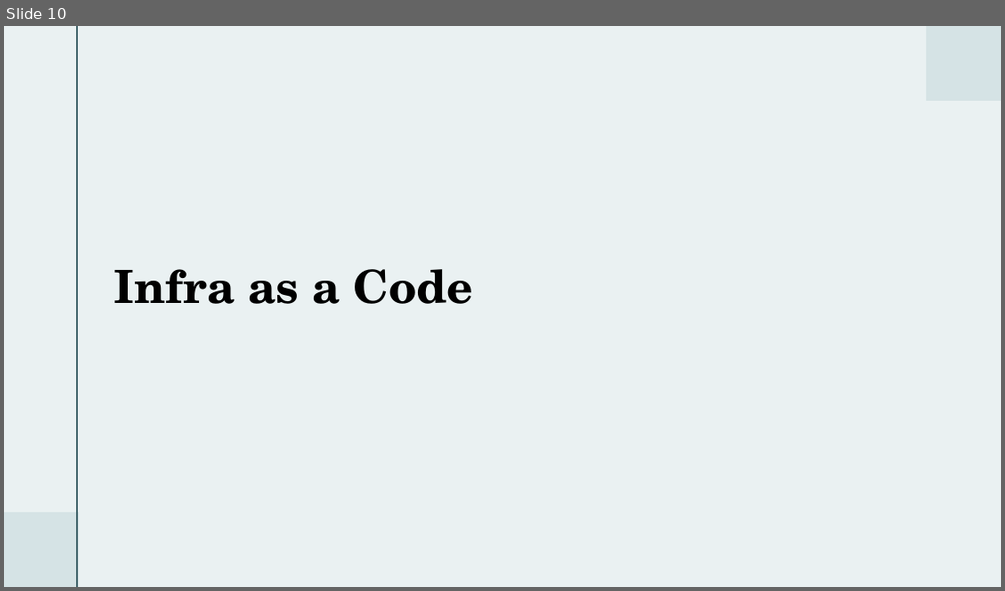
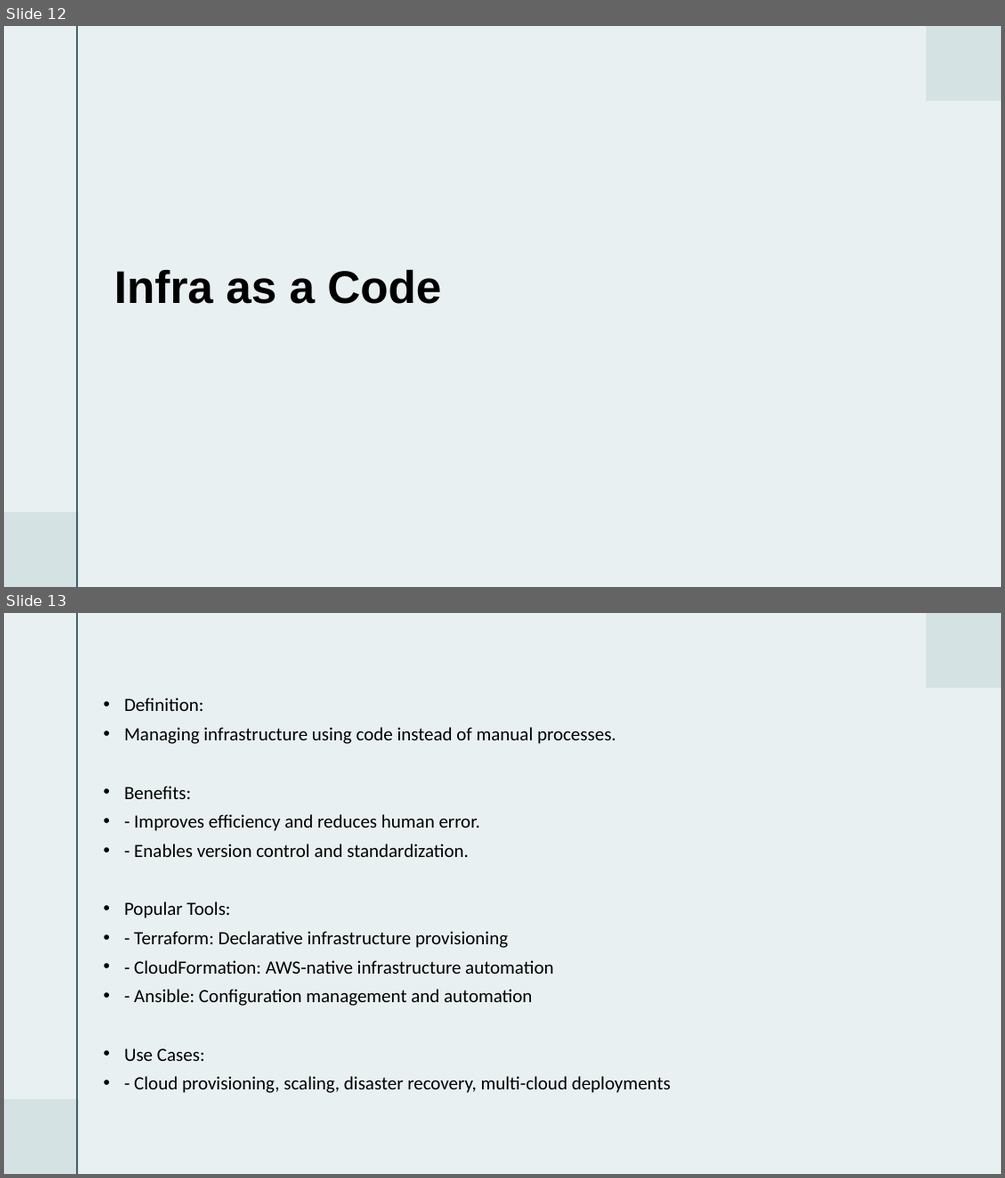
Before and after one commit to sub0101/muku, a slide deck: Presentation 3.pptx. Shown one above the other, each under a label of ours: slide 10 before the commit, slides 12 and 13 after it. The pictures are 1005x591 and 1005x1178 pixels, drawn with LibreOffice and Linux fonts; fonts in the diff are those of the drawing. Boxes give left, top, right and bottom in pixels: in the first picture for what was removed or moved away, otherwise in the second. Text is boxed around its words. In the diff, an @@ line names an element or a change of style, - is before the commit and + after.

```diff
--- a/Presentation 3.pptx
+++ b/Presentation 3.pptx
@@ slide 13 added at bbox=[4, 613, 1001, 1174], background #E9F0F1; not listed: 3 template elements that a slide beside it also shows @@
@@ text added at bbox=[124, 698, 671, 1093], 18 pt, text #000000 @@
+• Definition:
+• Managing infrastructure using code instead of manual processes.
+• Benefits:
+• - Improves efficiency and reduces human error.
+• - Enables version control and standardization.
+• Popular Tools:
+• - Terraform: Declarative infrastructure provisioning
+• - CloudFormation: AWS-native infrastructure automation
+• - Ansible: Configuration management and automation
+• Use Cases:
+• - Cloud provisioning, scaling, disaster recovery, multi-cloud deployments
@@ what was slide 10 is now slide 12 @@
@@ slide 12 changed as well @@
@@ background #EAF1F2 to #E9F0F1 @@
@@ title "Infra as a Code" at bbox=[114, 269, 441, 304]: font TeX Gyre Schola to Arial @@
```
Also in this commit, not shown: 10 other slides changed, 6 other slides added, 4 slides removed.
